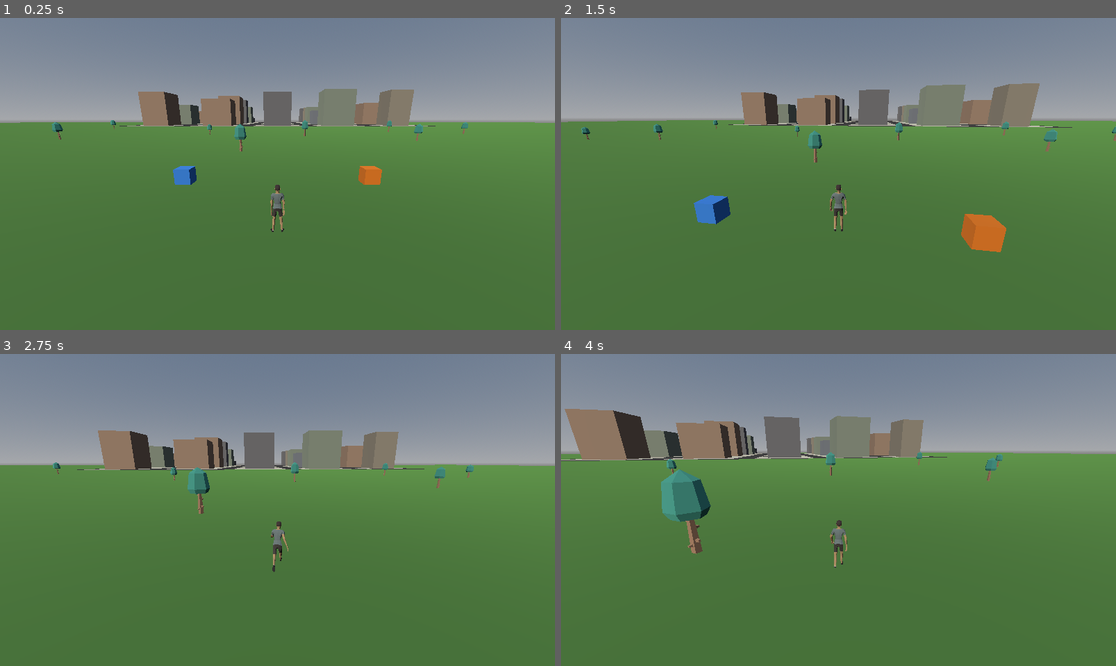
Above: before the commit, frames 1-4 (two rows, left to right).
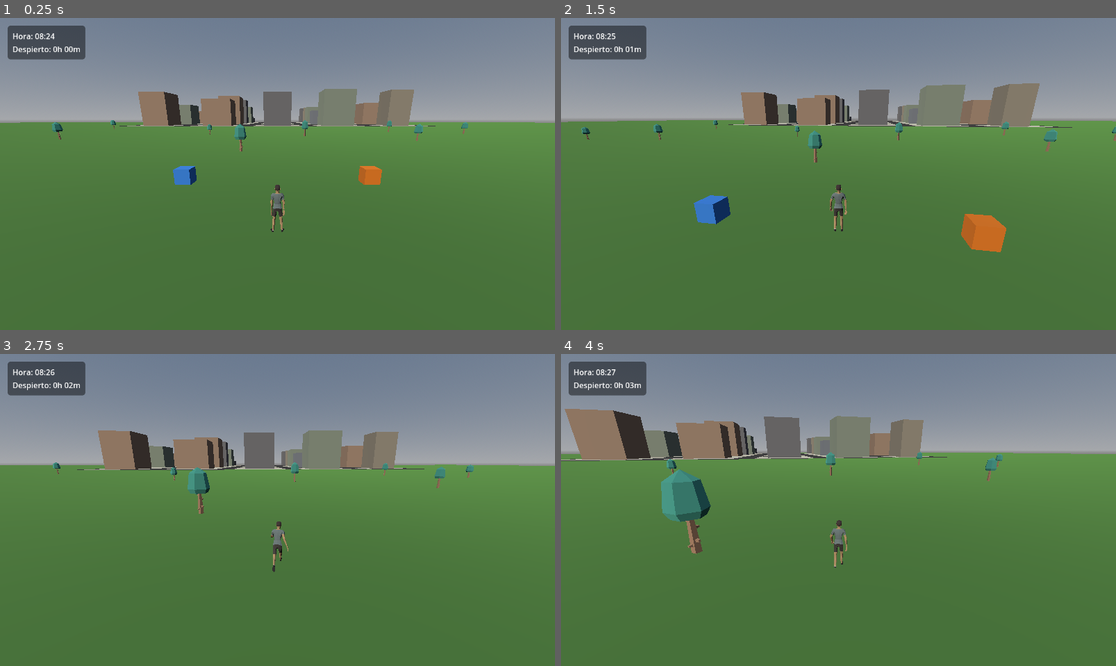
Above: after the commit, the same moments.

Repository: BigBang1010101010/game12
Game: Godot game, scene res://scenes/main.tscn
Same seed, same stepped clock (60 frames per second), same inputs: the game is played once before the commit and once after it.
Inputs (mouse positions are in pixels of both pictures, inside the frame that each line leads up to):
- Up to frame 1 (0.25 s): no input
- Up to frame 2 (1.5 s): tap Enter at 0.5 s; move the mouse to (866, 174) at 0.52 s; hold E (interact) 0.53-1.28 s; hold W (move_forward) from 0.53 s (still down); click (866, 174) at 0.67 s; tap Space (jump) at 0.77 s; move the mouse to (810, 174) at 1.27 s; tap Shift at 1.35 s
- Up to frame 3 (2.75 s): keep holding W (move_forward); tap Space (jump) at 1.52 s; move the mouse to (288, 503) at 2.02 s; hold E (interact) from 2.03 s (still down)
- Up to frame 4 (4 s): keep holding W (move_forward); move the mouse to (832, 516) at 2.77 s; release E (interact) at 2.78 s; tap Shift at 2.85 s; click (832, 516) at 2.92 s; tap Space (jump) at 3.02, 3.77 s; move the mouse to (877, 513) at 3.52 s; hold E (interact) from 3.53 s (still down)

The runs differ from the first frame. In frame 1, 1.5% of the frame differs, in the area x 1-16%, y 2-14%; in frame 2, 1.5%; in frame 3, 1.5%; in frame 4, 1.5%.

Commit message:
Track time awake in game time and show it on a HUD
scripts/player_stats.gd (autoload PlayerStats) accumulates awake_hours
using DayNightCycle.game_hours_per_real_second() rather than its own
rate, so the awake counter and the wall clock cannot drift apart. It is
PROCESS_MODE_ALWAYS to match the cycle, which keeps running while the
inventory pauses the tree. reset_awake() is there for the sleep action,
and add_awake_hours() lets sleeping and tests drive it directly instead
of waiting in real time.

Kept as its own autoload rather than living in player.gd so it survives
future character rework and so the HUD and sleeping can read it without
reaching into the scene.

scripts/hud.gd (autoload HUD) draws a small top-left panel with the
in-game clock and "Despierto: Xh YYm", built in code like the other UI
autoloads. Chose a text readout over a bar because the value is open
ended and reads better next to the clock it is derived from.

Verified in the real scene:
- over 1.24 real seconds the awake counter gained 0.01654 game hours and
  the clock gained 0.01654 game hours - a difference of 0.000000, and
  matching the 0.01655 predicted by 24/1800 hours per real second
- the counter keeps advancing while the inventory has the tree paused
  (0.01654 -> 0.02495)
- the HUD renders "Despierto: 7h 30m" for 7.5 hours, and reset_awake()
  puts it back to 0.0000 / "Despierto: 0h 00m"
- rendered a screenshot of the HUD in game

Diff:
--- a/project.godot
+++ b/project.godot
@@ -64,8 +64,10 @@
 
 DayNightCycle="*res://scripts/day_night_cycle.gd"
 Inventory="*res://scripts/inventory.gd"
+PlayerStats="*res://scripts/player_stats.gd"
 InteractionUI="*res://scripts/interaction_ui.gd"
 InventoryUI="*res://scripts/inventory_ui.gd"
+HUD="*res://scripts/hud.gd"
 
 [rendering]
 
--- /dev/null
+++ b/scripts/hud.gd
@@ -0,0 +1,53 @@
+extends CanvasLayer
+
+## Always-on screen readout, top-left: the in-game clock and how long the
+## player has been awake. Built in code like the other UI autoloads so it
+## needs no scene wiring and shows up in whatever scene is running.
+
+var panel: PanelContainer
+var clock_label: Label
+var awake_label: Label
+
+func _ready() -> void:
+	layer = 15
+	# Keeps drawing (and updating) while the inventory pauses the tree, since
+	# the clock and awake counter both keep advancing during a pause.
+	process_mode = Node.PROCESS_MODE_ALWAYS
+	_build_ui()
+	PlayerStats.awake_changed.connect(_on_awake_changed)
+	_refresh()
+
+func _build_ui() -> void:
+	panel = PanelContainer.new()
+	panel.position = Vector2(16, 16)
+	var box := StyleBoxFlat.new()
+	box.bg_color = Color(0, 0, 0, 0.45)
+	box.set_corner_radius_all(6)
+	box.set_content_margin_all(10)
+	panel.add_theme_stylebox_override("panel", box)
+	add_child(panel)
+
+	var column := VBoxContainer.new()
+	column.add_theme_constant_override("separation", 4)
+	panel.add_child(column)
+
+	clock_label = Label.new()
+	column.add_child(clock_label)
+
+	awake_label = Label.new()
+	column.add_child(awake_label)
+
+func _process(_delta: float) -> void:
+	_refresh()
+
+func _on_awake_changed(_hours: float) -> void:
+	_refresh()
+
+func _refresh() -> void:
+	if not clock_label:
+		return
+	clock_label.text = "Hora: %s%s" % [
+		DayNightCycle.get_clock_string(),
+		"  (noche)" if DayNightCycle.is_night() else "",
+	]
+	awake_label.text = "Despierto: %s" % PlayerStats.get_awake_string()
--- /dev/null
+++ b/scripts/player_stats.gd
@@ -0,0 +1,41 @@
+extends Node
+
+## Autoload holding the player's condition: how long they have been awake,
+## and (once the health system is added) their health. Kept out of player.gd
+## so it survives any future rework of the character, and so the HUD and the
+## sleep action can read and change it without reaching into the scene.
+
+signal awake_changed(hours: float)
+
+## In-game hours since the player last woke up. Advances off the day/night
+## cycle's own rate rather than an independent one, so "awake time" and the
+## clock on the wall can never drift apart.
+var awake_hours: float = 0.0
+
+func _ready() -> void:
+	# Matches DayNightCycle: the clock keeps moving while the inventory has
+	# the tree paused, so the awake counter has to as well or the two would
+	# disagree by however long menus were left open.
+	process_mode = Node.PROCESS_MODE_ALWAYS
+
+func _process(delta: float) -> void:
+	add_awake_hours(delta * DayNightCycle.game_hours_per_real_second())
+
+## Adds in-game hours to the awake counter. Separate from _process so sleeping
+## and tests can drive it directly instead of waiting in real time.
+func add_awake_hours(hours: float) -> void:
+	if hours == 0.0:
+		return
+	awake_hours += hours
+	awake_changed.emit(awake_hours)
+
+## Called when the player sleeps.
+func reset_awake() -> void:
+	awake_hours = 0.0
+	awake_changed.emit(awake_hours)
+
+## "Xh Ym" for display.
+func get_awake_string() -> String:
+	var h: int = int(awake_hours)
+	var m: int = int((awake_hours - float(h)) * 60.0)
+	return "%dh %02dm" % [h, m]
